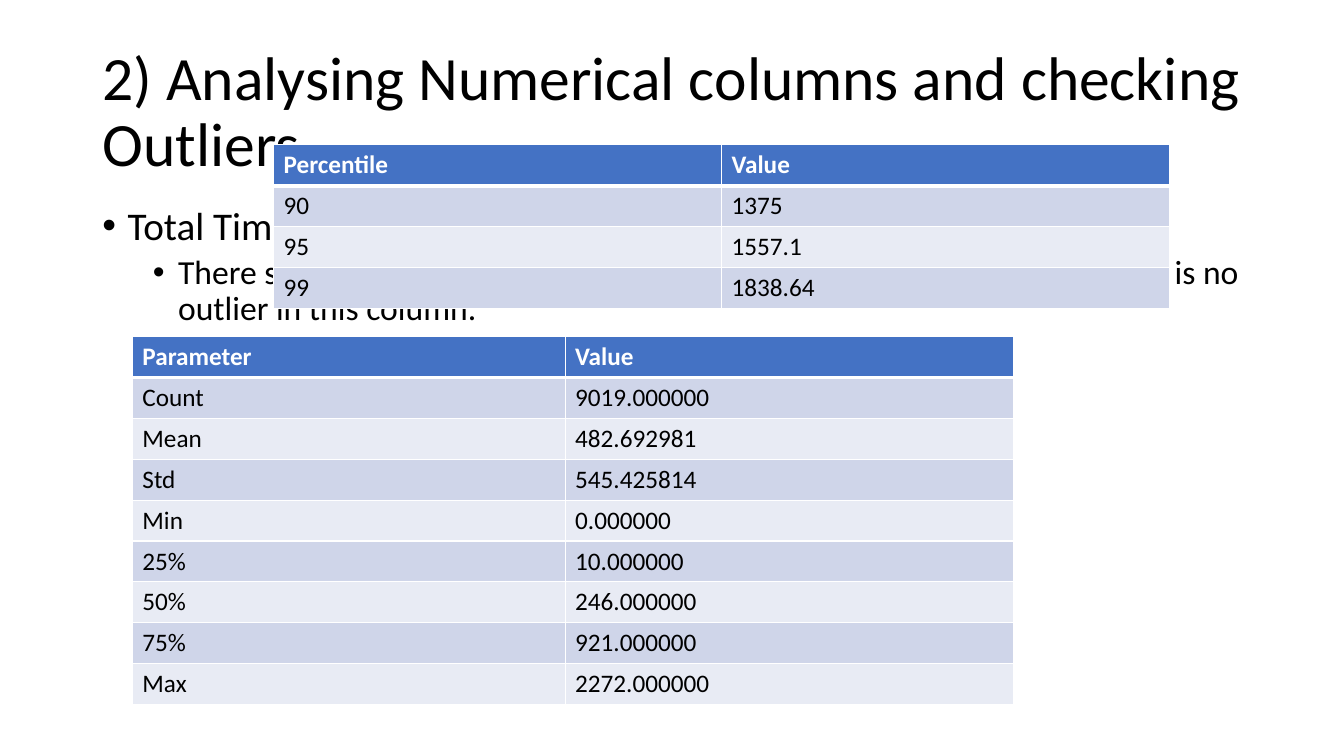
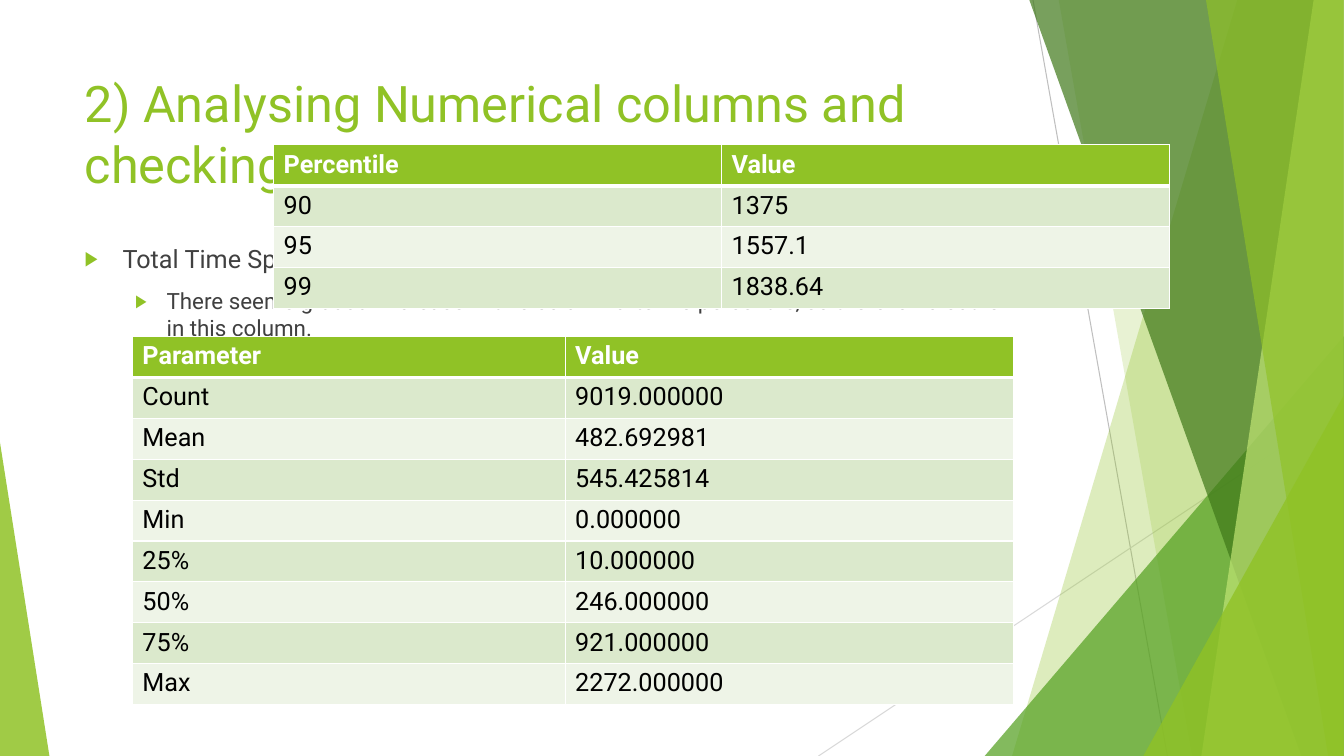
Before and after one commit to VasuMavani/Lead-Scoring, a slide deck: slide 27 of Lead Scoring Case Study.pptx. Drawn at 1344x756 pixels with LibreOffice and Linux fonts; fonts in the diff are those of the drawing. Boxes give left, top, right and bottom in pixels: in the first picture for what was removed or moved away, otherwise in the second. Text is boxed around its words. In the diff, an @@ line names an element or a change of style, - is before the commit and + after.

```diff
--- a/Lead Scoring Case Study.pptx
+++ b/Lead Scoring Case Study.pptx
@@ title "2) Analysing Numerical columns and ...": place and size @@
-title "2) Analysing Numerical columns and ..." at (102,55,1239,181)
+title "2) Analysing Numerical columns and ..." at (85,82,906,194)
@@ title "2) Analysing Numerical columns and ..." at (85,82,906,194): size 44 to 36 pt, font Calibri to Roboto, text colour #000000 to #90C226; line spacing 0.9 to 1; vertical alignment middle to top @@
@@ table at (273,145,1169,309) @@
@@ fill #4472C4 to #90C226 in row 1 @@
@@ fill #CFD5EA to #DBE9CD in 4 cells @@
@@ fill #E9EBF5 to #EEF4E8 in row 3 @@
@@ font Calibri to Roboto @@
@@ text "Total Time Spent on Website": place and size @@
-text "Total Time Spent on Website" at (128,203,1238,329)
+text "Total Time Spent on Website" at (123,245,1008,342)
@@ text "Total Time Spent on Website" at (123,245,1008,342): size 28 to 18 pt in "Total Time Spent on Website"; font Calibri to Roboto, text colour #000000 to #404040; size 24 to 16 pt in "There seems gradual increase in this column ..."; bullet • to ▶; line spacing 0.9 to 1; more space between paragraphs @@
@@ table at (132,337,1012,705) @@
@@ fill #4472C4 to #90C226 in row 1 @@
@@ fill #CFD5EA to #DBE9CD in 8 cells @@
@@ fill #E9EBF5 to #EEF4E8 in 8 cells @@
@@ font Calibri to Roboto @@
@@ group added at (0,0,1344,756): 5 freeform shapes, 3 triangles, 2 lines @@
```
Also in this commit, not shown: 71 other slides changed, 16 slides added, 4 slides removed.
